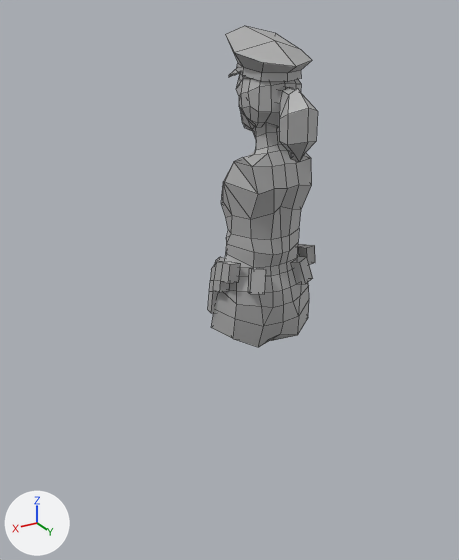
One commit to the FBX model Assets/Models/Enemies/lpFemale_police_A.FBX: the scene before it, then after it.
One viewpoint serves both versions: a camera (50 mm lens) standing at (1.13, 1.726, 1.8) and looking at (0.088, -0.012, 0.931). Lighting does not change. The marker at lower left points along +X, +Y and +Z. Mesh edges are drawn as thin lines. Where no turn or scale is listed for an object, it has been applied to the vertices.

The older version as bpy lines, for what is in view:
```python
me_mesh = bpy.data.meshes.new('Mesh')
me_mesh.from_pydata(...)  # 572 vertices, 566 faces; spans x -0.19..0.19, y -0.161..0.227, z 0.719..1.746
me_mesh.materials.append(mat_peoplecolors)  # its picture is missing
ob_lpfemale_casual_c = bpy.data.objects.new('lpFemale_casual_C', me_mesh)
ob_lpfemale_casual_c.location = (0.0, 0.05, 0.0)
```
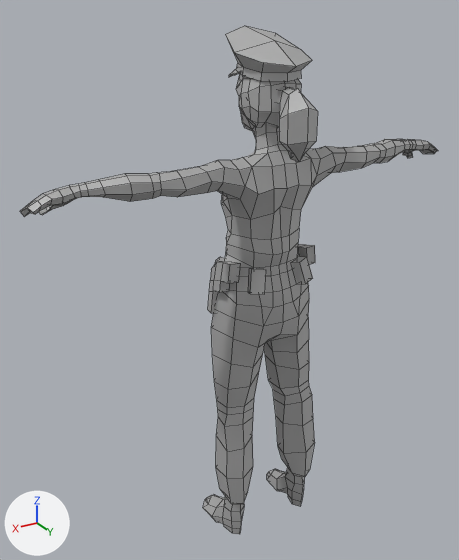
Location of each change, (x1, y1, x2, y2) in pixels of the pictures (459 x 560 px):
'lpFemale_casual_C', reshaped (277% wider, 58% taller)
    before: (208, 26, 318, 347)
    after: (20, 26, 438, 534)
part 1 of me_mesh, added
    after: (20, 139, 438, 219)
part 2 of me_mesh, added
    after: (203, 319, 315, 534)

Diff of the bpy script that builds the scene:
```diff
--- a/Assets/Models/Enemies/lpFemale_police_A.FBX.py
+++ b/Assets/Models/Enemies/lpFemale_police_A.FBX.py
@@ me_mesh @@
 # used by ob_lpfemale_casual_c; location = (0.0, 0.05, 0.0)
-me_mesh.from_pydata(...)  # 572 vertices, 566 faces; spans x -0.19..0.19, y -0.161..0.227, z 0.719..1.746
+me_mesh.from_pydata(...)  # 1002 vertices, 994 faces; spans x -0.773..0.773, y -0.161..0.227, z -0.051..1.746
+# me_mesh part 1: 240 vertices added at x -0.773..0.773, y -0.059..0.116, z 1.252..1.385
+# me_mesh part 2: 190 vertices added at x -0.205..0.205, y -0.112..0.129, z -0.051..0.693
 me_mesh.materials.append(mat_peoplecolors)
```
